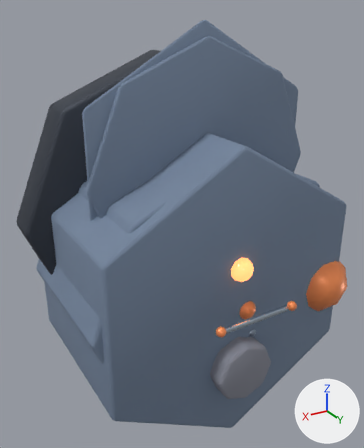
The glTF model public/assets/models/buildings/mortar.glb as it was, and as the next commit left it.
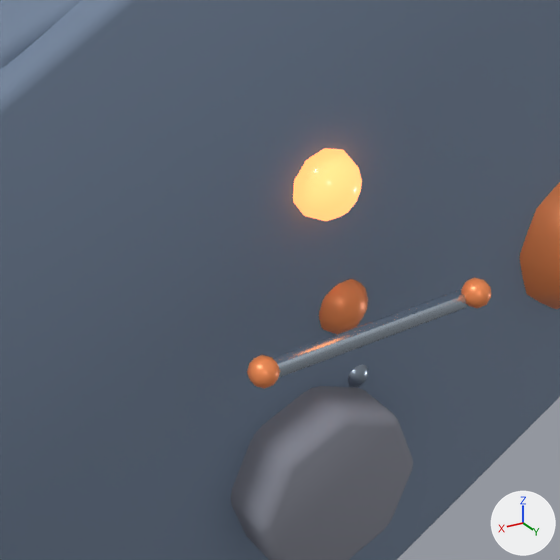
There are two pictures of each version: one whole from a 50 mm camera at (2.41, 3.91, 3.22) aimed at (0.02, -0.08, 1.23), one close up on the part from 37% to 88% of the width and 47% to 88% of the height. Every picture has the same lights, and +X, +Y and +Z are marked at lower right. The first two pictures are the older version. Where no turn or scale is listed for an object, it has been applied to the vertices.

Objects in the first close-up: 'LOD1_PROXY_base', 'LOD2_PROXY_base', 'identityLamp', 'plinth', 'serviceBolt.L', 'serviceBolt.R', 'servicePlate', 'shellB', 'shellRack' and 1 more.
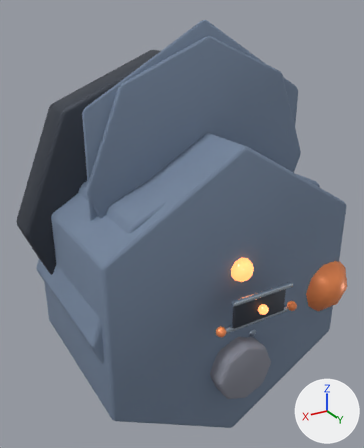
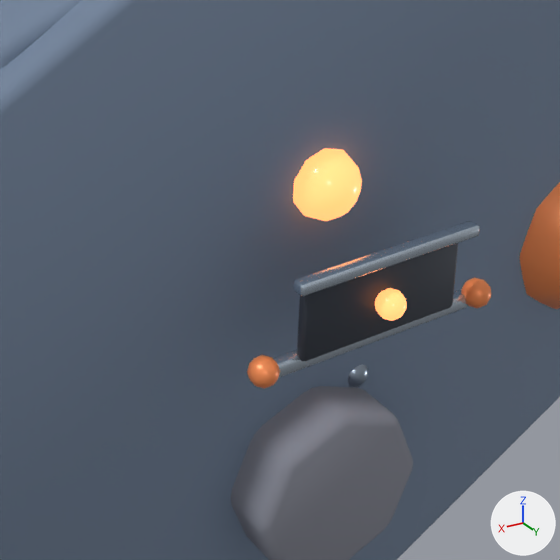
Location of each change, (x1, y1, x2, y2) in pixels of the close-ups (560 x 560 px):
'servicePanelInset', added
    after: (297, 243, 458, 361)
'servicePanelTrim', added
    after: (293, 221, 480, 296)
'servicePanelLamp', added
    after: (375, 288, 407, 321)
'shellB', unchanged, covered by the edit
    before: (319, 279, 368, 334)

The edits, one by one:
Mesh me_cube_1267 is new.
It has 56 vertices, 108 faces and spans x -0.31..0.31, y -0.023..0.023, z -0.018..0.018.
It uses material mat_mat_mortar_metallight (pale blue #c4d1df).
Mesh me_icosphere_718 is new.
It is an icosphere of 80 faces spanning x -0.0428..0.0428, y -0.045..0.045, z -0.045..0.045.
It uses material mat_mat_mortar_glow (orange #ff9559, glowing orange #ff9559).
Mesh me_cube_1266 is new.
It has 56 vertices, 108 faces and spans x -0.27..0.27, y -0.018..0.018, z -0.12..0.12.
It uses material mat_mat_mortar_dark (greyish blue #3f4550).
Object 'servicePanelTrim' (ob_servicepaneltrim) is new; it shows me_cube_1267.
Its location is (0.0, 1.18, 1.06).
Object 'servicePanelLamp' (ob_servicepanellamp) is new; it shows me_icosphere_718.
Its location is (0.0, 1.2, 0.92).
Object 'servicePanelInset' (ob_servicepanelinset) is new; it shows me_cube_1266.
Its location is (0.0, 1.15, 0.92).
